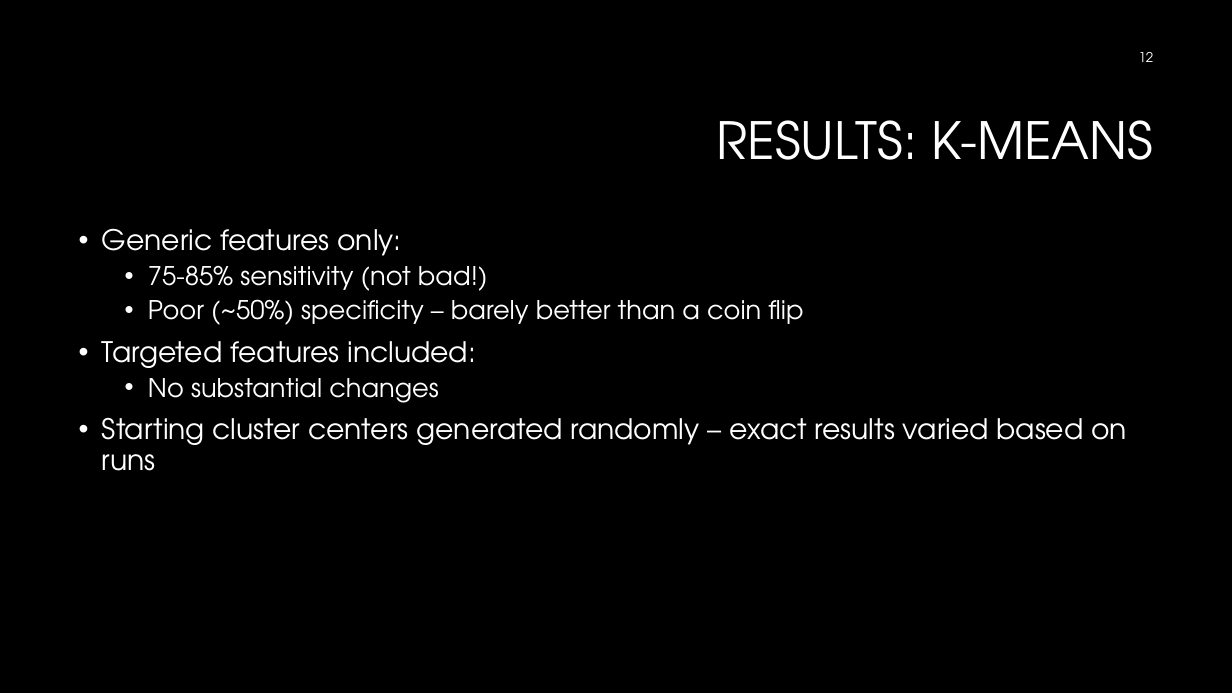
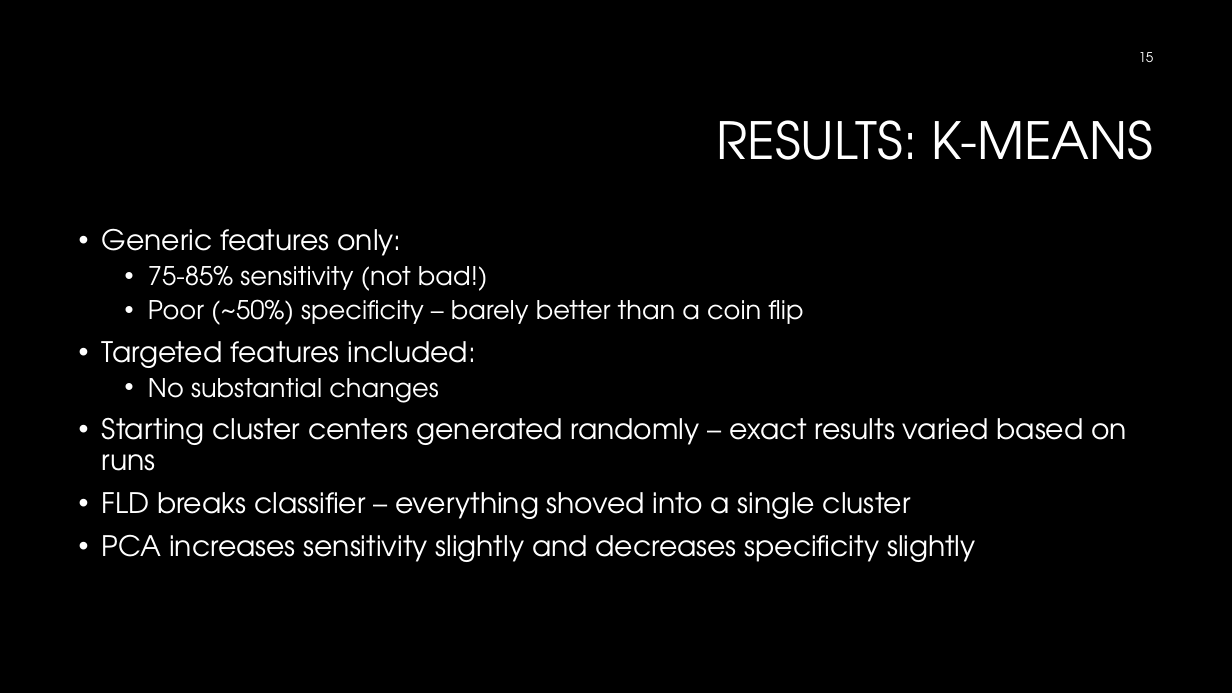
Before and after one commit to nphtan/COSC522, a slide deck: slide 15 of presentation.pptx (slide 12 before the commit). Drawn at 1232x693 pixels with LibreOffice and Linux fonts; fonts in the diff are those of the drawing; background and template pictures are left out. Boxes give left, top, right and bottom in pixels: in the first picture for what was removed or moved away, otherwise in the second. Text is boxed around its words. In the diff, an @@ line names an element or a change of style, - is before the commit and + after.

```diff
--- a/presentation.pptx
+++ b/presentation.pptx
@@ page number at (1139,52,1154,62): text changed @@
-12
+15
@@ text at (102,492,976,562): paragraphs added @@
+• FLD breaks classifier – everything shoved into a single cluster
+• PCA increases sensitivity slightly and decreases specificity slightly
```
Also in this commit, not shown: 5 other slides changed, 3 slides added, 1 other file.
